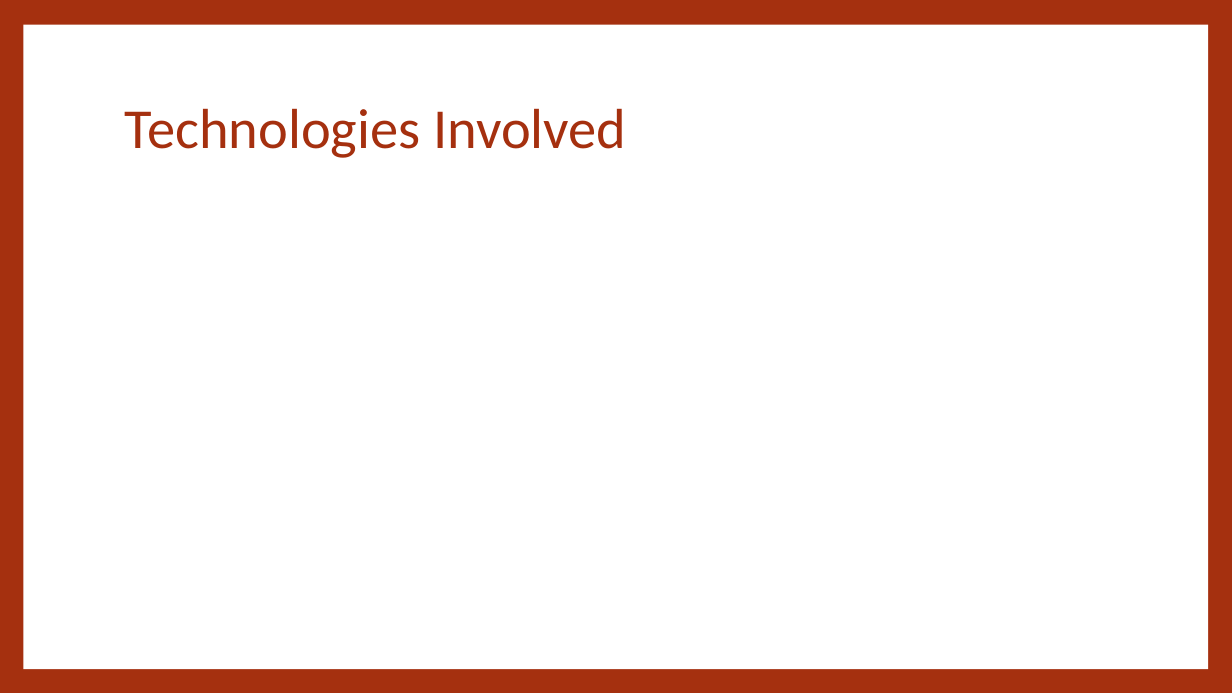
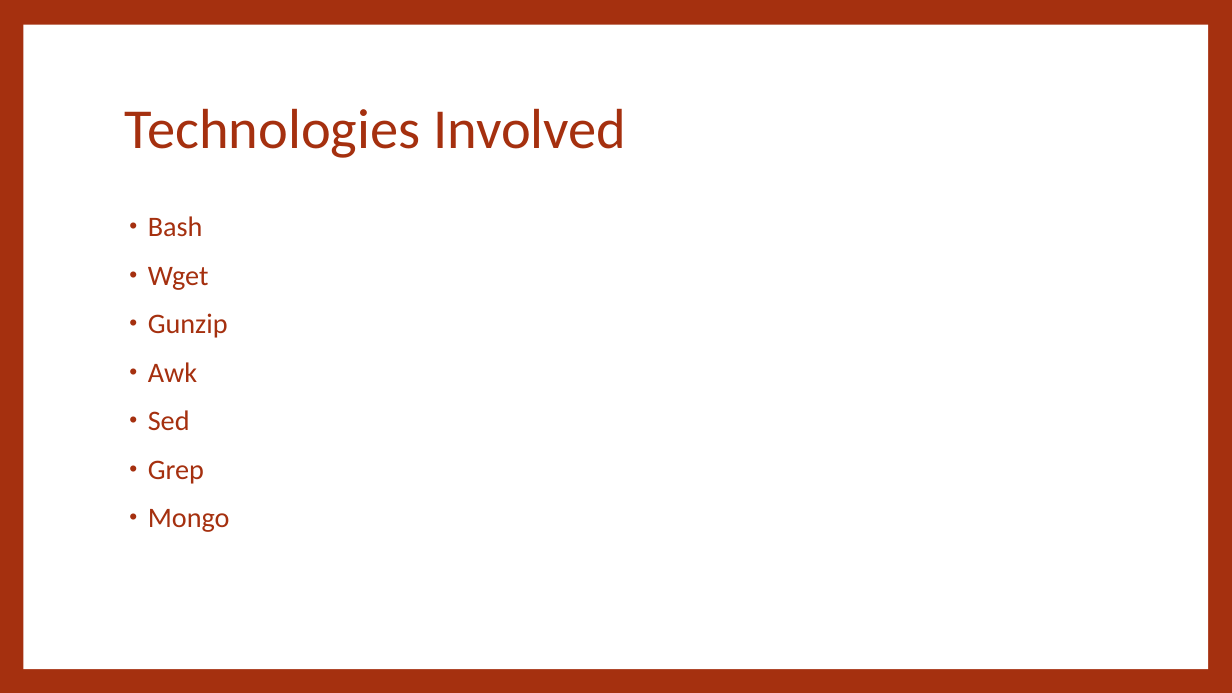
Before and after one commit to nannohk/DataManagement_Greek_Mythology_Project, a slide deck: slide 3 of GreekMythology_Presentation.pptx. Drawn at 1232x693 pixels with LibreOffice and Linux fonts; fonts in the diff are those of the drawing. Boxes give left, top, right and bottom in pixels: in the first picture for what was removed or moved away, otherwise in the second. Text is boxed around its words. In the diff, an @@ line names an element or a change of style, - is before the commit and + after.

```diff
--- a/GreekMythology_Presentation.pptx
+++ b/GreekMythology_Presentation.pptx
@@ text added at [148,216,230,532], 22 pt, text #A5300F @@
+• Bash
+• Wget
+• Gunzip
+• Awk
+• Sed
+• Grep
+• Mongo
```
Also in this commit, not shown: 4 other slides changed.
